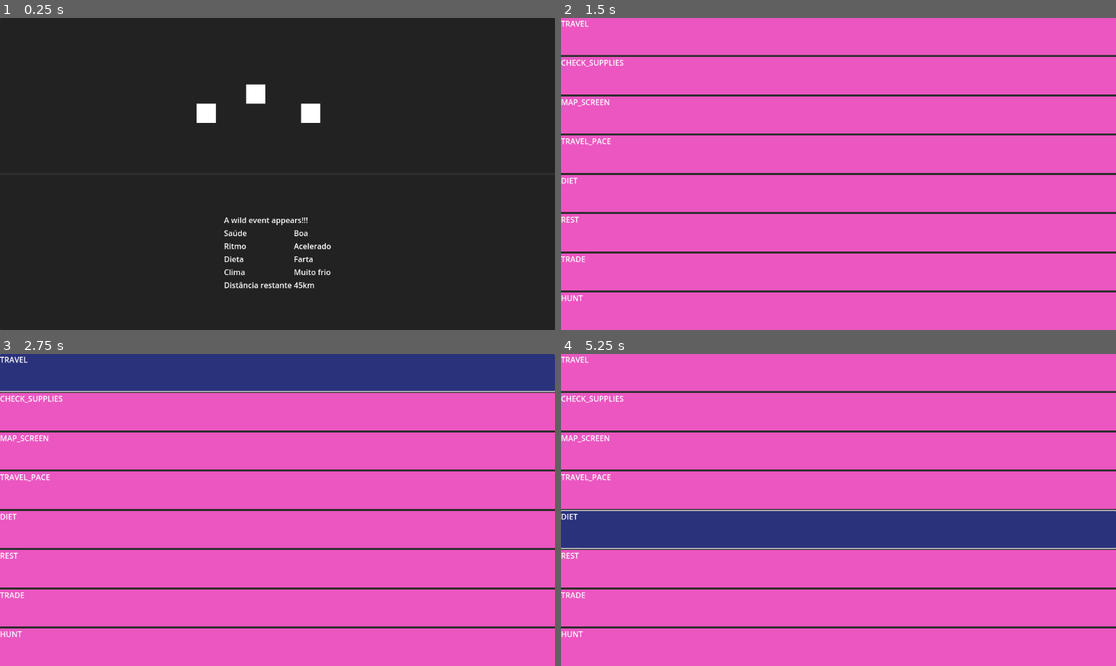
Above: before the commit, frames 1-4 (two rows, left to right).
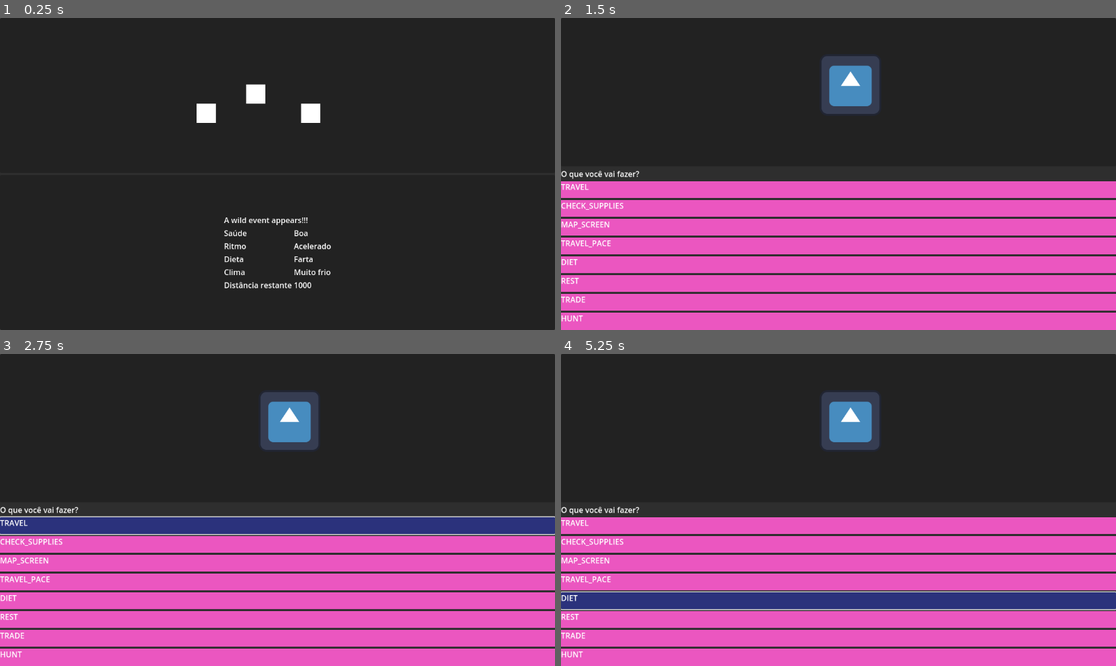
Above: after the commit, the same moments.

Repository: gabrielgomes94/oregon-trailer-clone
Game: Godot game, scene res://main.tscn
The game is run twice, just before and just after one commit, with the same random seed, the same clock (stepped at 60 frames per second) and the same inputs. The engine's default icon, where the game draws it, is replaced by a stand-in: a white triangle on a blue panel in a dark square.
Inputs:
- Up to frame 1 (0.25 s): no input
- Up to frame 2 (1.5 s): tap Enter (SwitchScreen) at 0.5, 0.6, 1.35 s; tap Space at 1.25 s
- Up to frame 3 (2.75 s): click "TRAVEL" at 2 s
- Up to frame 4 (5.25 s): click "CHECK_SUPPLIES" at 2.75 s; click "MAP_SCREEN" at 3.5 s; click "TRAVEL_PACE" at 4.25 s; click "DIET" at 5 s

The runs differ from the first frame. In frame 1, less than 0.1% of the frame differs, in the area x 52-57%, y 84-87%; in frame 2, 57%; in frame 3, 63%; in frame 4, 72%, in the area x 0-100%, y 0-98%.

Commit message:
feat: initial gameloop

Diff:
--- /dev/null
+++ b/game/game.gd
@@ -0,0 +1,30 @@
+extends Node
+class_name Game
+
+signal distance_left_changed
+signal game_paused
+signal game_resumed
+
+var distance_left = 1000
+var pace = 100
+
+@onready var timer = $Timer
+
+func _ready() -> void:
+	distance_left_changed.emit(1000)
+	timer.timeout.connect(on_timer_timeout)
+	game_paused.connect(on_game_paused)
+	game_resumed.connect(on_game_resumed)
+
+
+func on_timer_timeout():
+	distance_left = distance_left - pace
+	distance_left_changed.emit(distance_left)
+
+
+func on_game_paused():
+	timer.paused = true
+
+
+func on_game_resumed():
+	timer.paused = false
--- a/main.gd
+++ b/main.gd
@@ -2,6 +2,10 @@
 
 @onready var movement_screen = $MovementScreen
 @onready var station_screen = $StationScreen
+@onready var game = $Game
+
+func _ready() -> void:
+	movement_screen.distance_left = 1000
 
 
 func _input(event: InputEvent) -> void:
@@ -15,8 +19,10 @@
 func switch_to_movement_screen():
 	station_screen.visible = false
 	movement_screen.visible = true
+	game.game_resumed.emit()
 
 
 func switch_to_station_screen():
 	station_screen.visible = true
 	movement_screen.visible = false
+	game.game_paused.emit()
--- a/main.tscn
+++ b/main.tscn
@@ -1,13 +1,15 @@
-[gd_scene load_steps=4 format=3 uid="uid://yoqv6h80s3db"]
+[gd_scene load_steps=5 format=3 uid="uid://yoqv6h80s3db"]
 
 [ext_resource type="Script" path="res://main.gd" id="1_vbgld"]
 [ext_resource type="PackedScene" uid="uid://fdgvhp5mbfug" path="res://ui/screens/station_screen/station_screen.tscn" id="2_bjh8q"]
 [ext_resource type="PackedScene" uid="uid://877c5v6ta27b" path="res://ui/screens/movement_screen/movement_screen.tscn" id="2_qlxjt"]
+[ext_resource type="Script" path="res://game/game.gd" id="4_iwb5g"]
 
 [node name="Main" type="Node"]
 script = ExtResource("1_vbgld")
 
-[node name="MovementScreen" parent="." instance=ExtResource("2_qlxjt")]
+[node name="MovementScreen" parent="." node_paths=PackedStringArray("game") instance=ExtResource("2_qlxjt")]
+game = NodePath("../Game")
 
 [node name="StationScreen" parent="." instance=ExtResource("2_bjh8q")]
 visible = false
@@ -18,3 +20,10 @@
 anchors_preset = 0
 offset_right = 40.0
 offset_bottom = 40.0
+
+[node name="Game" type="Node" parent="."]
+script = ExtResource("4_iwb5g")
+
+[node name="Timer" type="Timer" parent="Game"]
+wait_time = 3.0
+autostart = true
--- a/ui/screens/movement_screen/movement_screen.tscn
+++ b/ui/screens/movement_screen/movement_screen.tscn
@@ -110,10 +110,10 @@
 layout_mode = 2
 text = "Muito frio"
 
-[node name="Label9" type="Label" parent="Panel/VBoxContainer/InformationPanel/VBoxContainer/GridContainer"]
+[node name="DistanceLeftLabel" type="Label" parent="Panel/VBoxContainer/InformationPanel/VBoxContainer/GridContainer"]
 layout_mode = 2
 text = "Distância restante"
 
-[node name="Label10" type="Label" parent="Panel/VBoxContainer/InformationPanel/VBoxContainer/GridContainer"]
+[node name="DistanceLeftLabelValue" type="Label" parent="Panel/VBoxContainer/InformationPanel/VBoxContainer/GridContainer"]
 layout_mode = 2
 text = "45km"
--- a/ui/screens/movement_screen/ui_movement_screen.gd
+++ b/ui/screens/movement_screen/ui_movement_screen.gd
@@ -1,2 +1,17 @@
 extends Control
 class_name UIMovementScreen
+
+var distance_left: int
+
+@export var game: Game
+
+@onready var distance_left_label = $Panel/VBoxContainer/InformationPanel/VBoxContainer/GridContainer/DistanceLeftLabelValue
+
+func _ready() -> void:
+	game.distance_left_changed.connect(on_distance_left_changed)
+
+
+func on_distance_left_changed(distance_left: int) -> void:
+	if distance_left <= 0: return
+
+	distance_left_label.text = str(distance_left)
--- a/ui/screens/station_screen/station_screen.tscn
+++ b/ui/screens/station_screen/station_screen.tscn
@@ -1,8 +1,9 @@
-[gd_scene load_steps=4 format=3 uid="uid://fdgvhp5mbfug"]
+[gd_scene load_steps=5 format=3 uid="uid://fdgvhp5mbfug"]
 
 [ext_resource type="Script" path="res://ui/screens/station_screen/ui_station_screen.gd" id="1_txdjj"]
 [ext_resource type="PackedScene" uid="uid://b1x0fngdkruxc" path="res://game/options/option.tscn" id="2_db4l7"]
 [ext_resource type="Script" path="res://game/options/options.gd" id="3_nswn2"]
+[ext_resource type="Texture2D" uid="uid://bxeohtrbk7agf" path="res://assets/icon.svg" id="4_tqsde"]
 
 [node name="StationScreen" type="Control"]
 layout_mode = 3
@@ -23,10 +24,26 @@
 grow_horizontal = 2
 grow_vertical = 2
 
-[node name="VBoxContainer" type="VBoxContainer" parent="Panel"]
+[node name="VBoxContainer2" type="VBoxContainer" parent="Panel"]
 layout_mode = 1
 anchors_preset = 15
 anchor_right = 1.0
 anchor_bottom = 1.0
 grow_horizontal = 2
 grow_vertical = 2
+
+[node name="PanelContainer" type="PanelContainer" parent="Panel/VBoxContainer2"]
+layout_mode = 2
+size_flags_vertical = 3
+
+[node name="Sprite2D" type="Sprite2D" parent="Panel/VBoxContainer2/PanelContainer"]
+position = Vector2(601, 139)
+texture = ExtResource("4_tqsde")
+
+[node name="Label" type="Label" parent="Panel/VBoxContainer2"]
+layout_mode = 2
+text = "O que você vai fazer?"
+
+[node name="VBoxContainer" type="VBoxContainer" parent="Panel/VBoxContainer2"]
+layout_mode = 2
+size_flags_vertical = 3
--- a/ui/screens/station_screen/ui_station_screen.gd
+++ b/ui/screens/station_screen/ui_station_screen.gd
@@ -1,7 +1,7 @@
 extends Control
 class_name UIStationScreen
 
-@onready var option_box = $Panel/VBoxContainer
+@onready var option_box = $Panel/VBoxContainer2/VBoxContainer
 @export var option_template: PackedScene
 @export var options: Options
 
